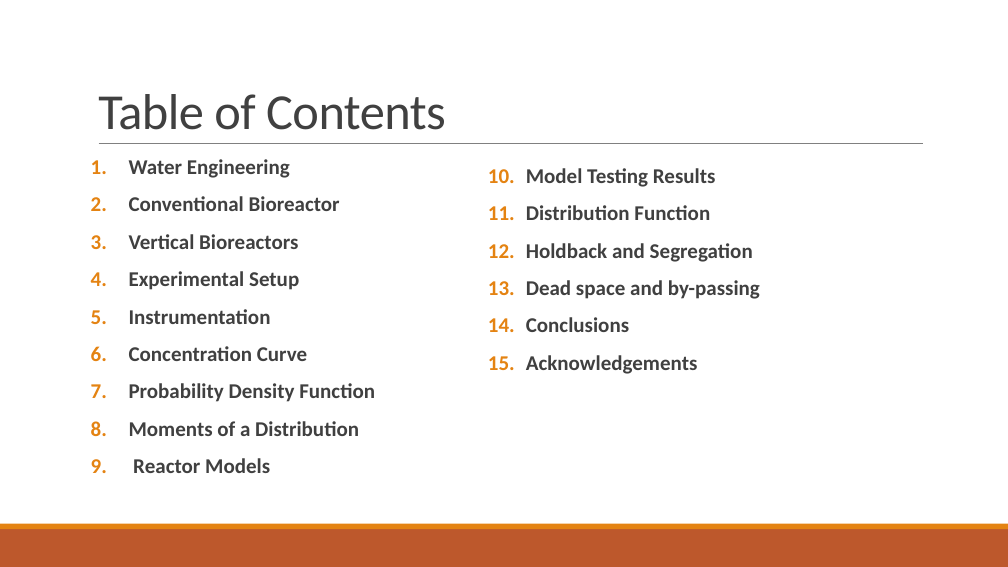
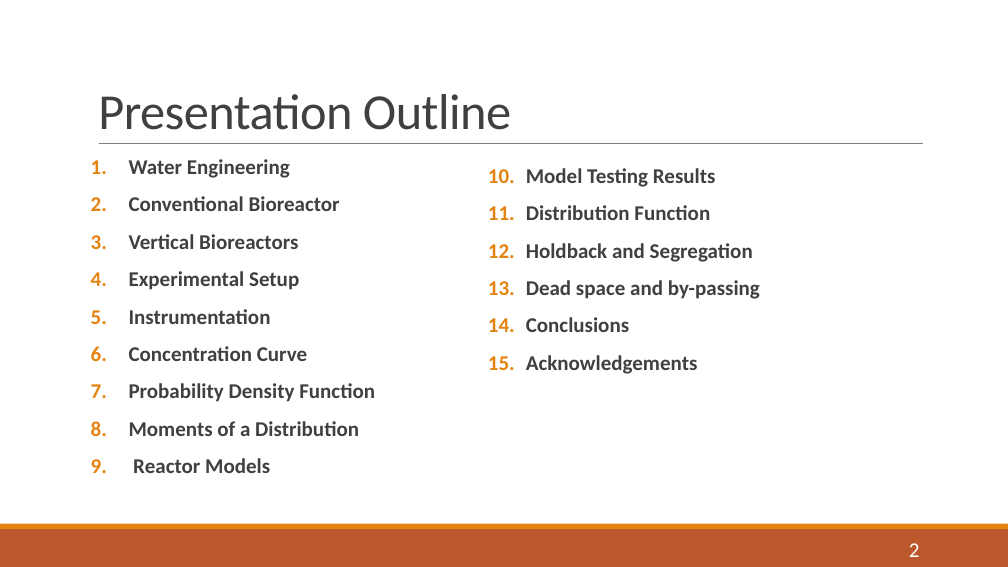
Before and after one commit to mark-edney/Thesis-Matlab, a slide deck: slide 2 of Thesis defense.pptx. Drawn at 1008x567 pixels with LibreOffice and Linux fonts; fonts in the diff are those of the drawing. Boxes give left, top, right and bottom in pixels: in the first picture for what was removed or moved away, otherwise in the second. Text is boxed around its words. In the diff, an @@ line names an element or a change of style, - is before the commit and + after.

```diff
--- a/Thesis defense.pptx
+++ b/Thesis defense.pptx
@@ title at (x1=98, y1=94, x2=511, y2=130): text changed @@
-Table of Contents
+Presentation Outline
@@ page number added at (x1=909, y1=543, x2=920, y2=557), 20 pt, text #FFFFFF @@
+2
```
Also in this commit, not shown: 16 other slides changed, 2 other files.
